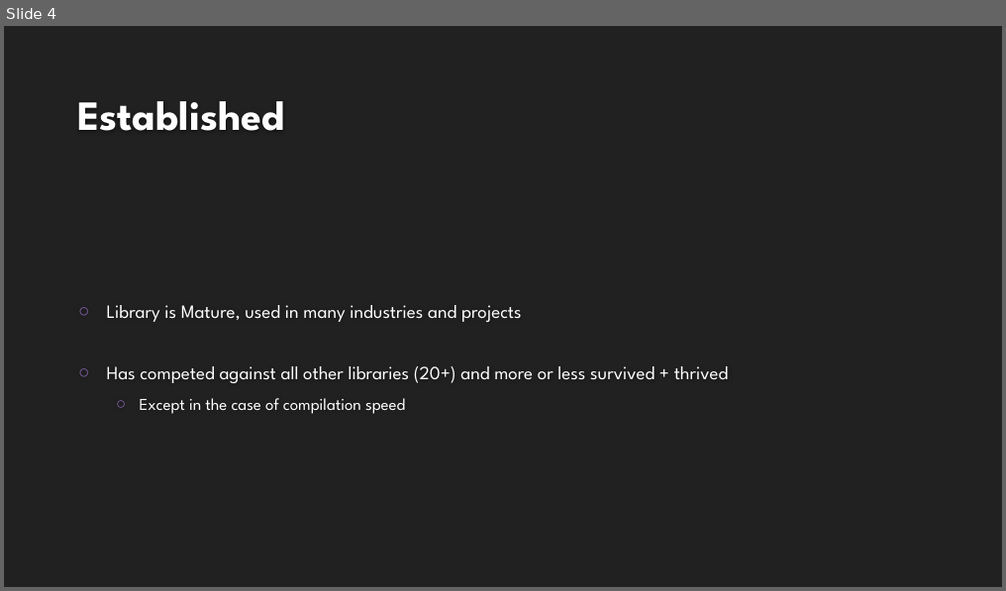
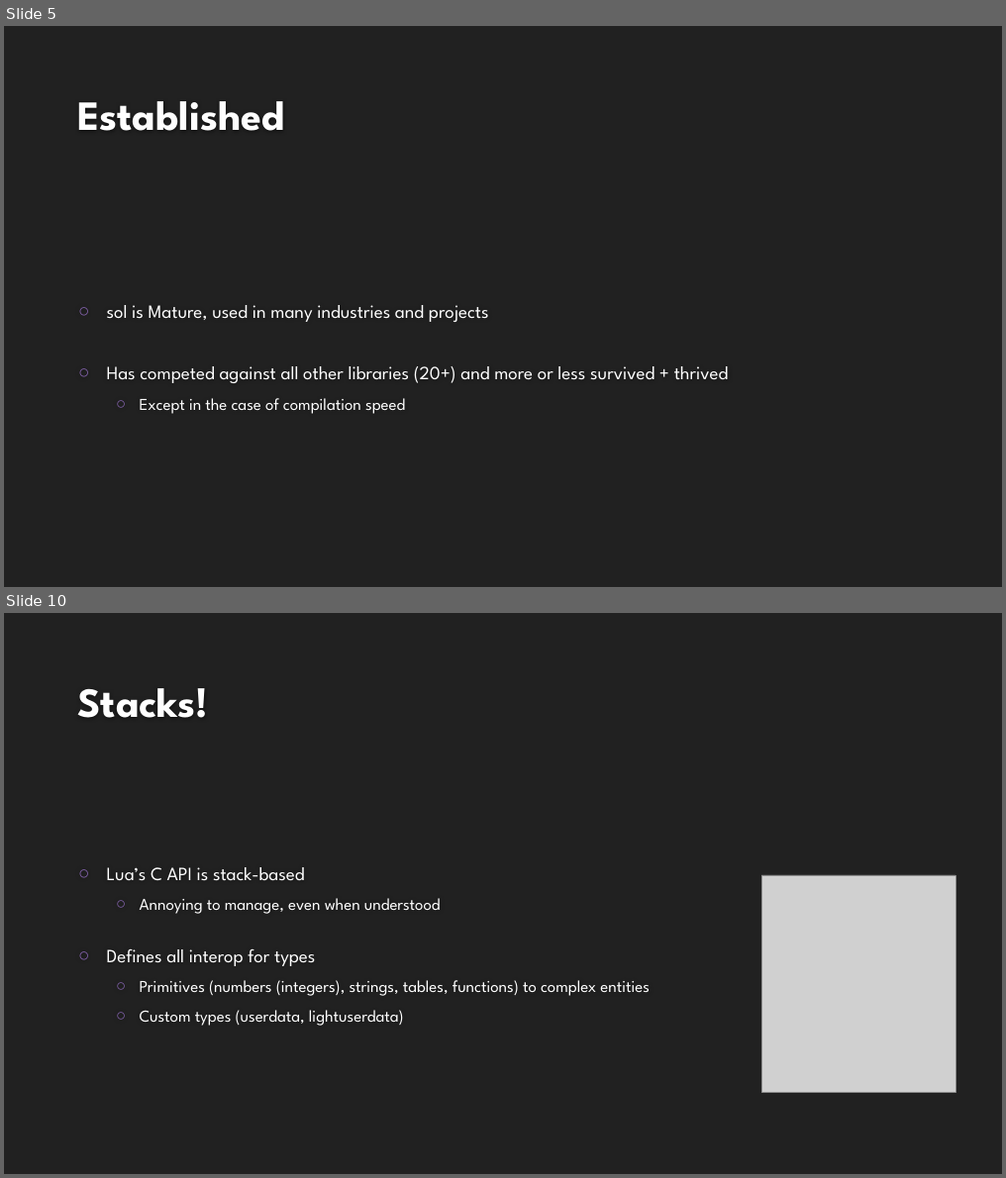
Before and after one commit to ThePhD/ThePhD.github.io, a slide deck: presentations/sol2/C++ Now/2018.03.28 - ThePhD - Compile Fast, Run Faster, Scale Forever.pptx. Shown one above the other, each under a label of ours: slide 4 before the commit, slides 5 and 10 after it; the slides between them are not shown. The pictures are 1006x591 and 1006x1178 pixels, drawn with LibreOffice and Linux fonts; fonts in the diff are those of the drawing; grey boxes stand for pictures; background and template pictures are left out. Boxes give left, top, right and bottom in pixels: in the first picture for what was removed or moved away, otherwise in the second. Text is boxed around its words. In the diff, an @@ line names an element or a change of style, - is before the commit and + after.

```diff
--- a/presentations/sol2/C++ Now/2018.03.28 - ThePhD - Compile Fast, Run Faster, Scale Forever.pptx
+++ b/presentations/sol2/C++ Now/2018.03.28 - ThePhD - Compile Fast, Run Faster, Scale Forever.pptx
@@ slide 10 added at bbox=[4, 613, 1002, 1174], background #212121 @@
@@ title added at bbox=[78, 688, 209, 718], 40 pt, text #FEFEFE, bold @@
+Stacks!
@@ text added at bbox=[107, 867, 649, 1026], 16 pt, text #FFFFFF @@
+○ Lua’s C API is stack-based
+  ○ Annoying to manage, even when understood
+○ Defines all interop for types
+  ○ Primitives (numbers (integers), strings, tables, functions) to complex entities
+  ○ Custom types (userdata, lightuserdata)
@@ picture added at bbox=[761, 875, 955, 1092] @@
@@ what was slide 4 is now slide 5 @@
@@ slide 5 changed as well @@
@@ text at bbox=[107, 305, 489, 322]: text changed @@
-○ Library is Mature, used in many industries and projects
+○ sol is Mature, used in many industries and projects
```
Also in this commit, not shown: 4 other slides changed, 53 other slides added, 5 other files.
